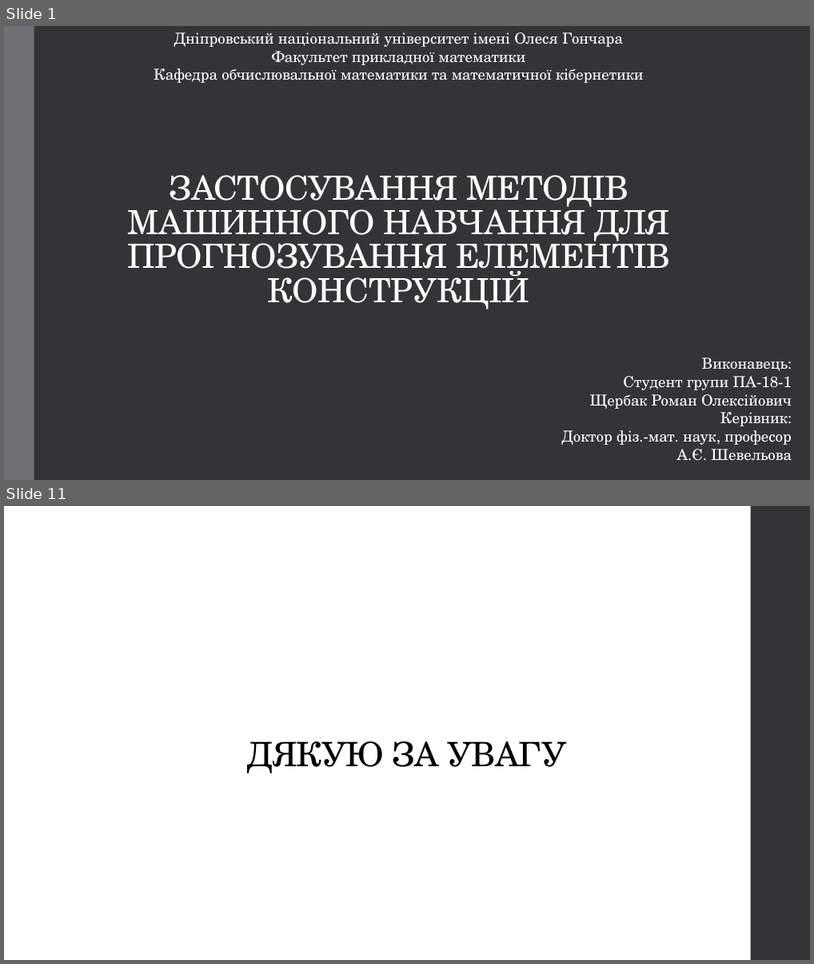
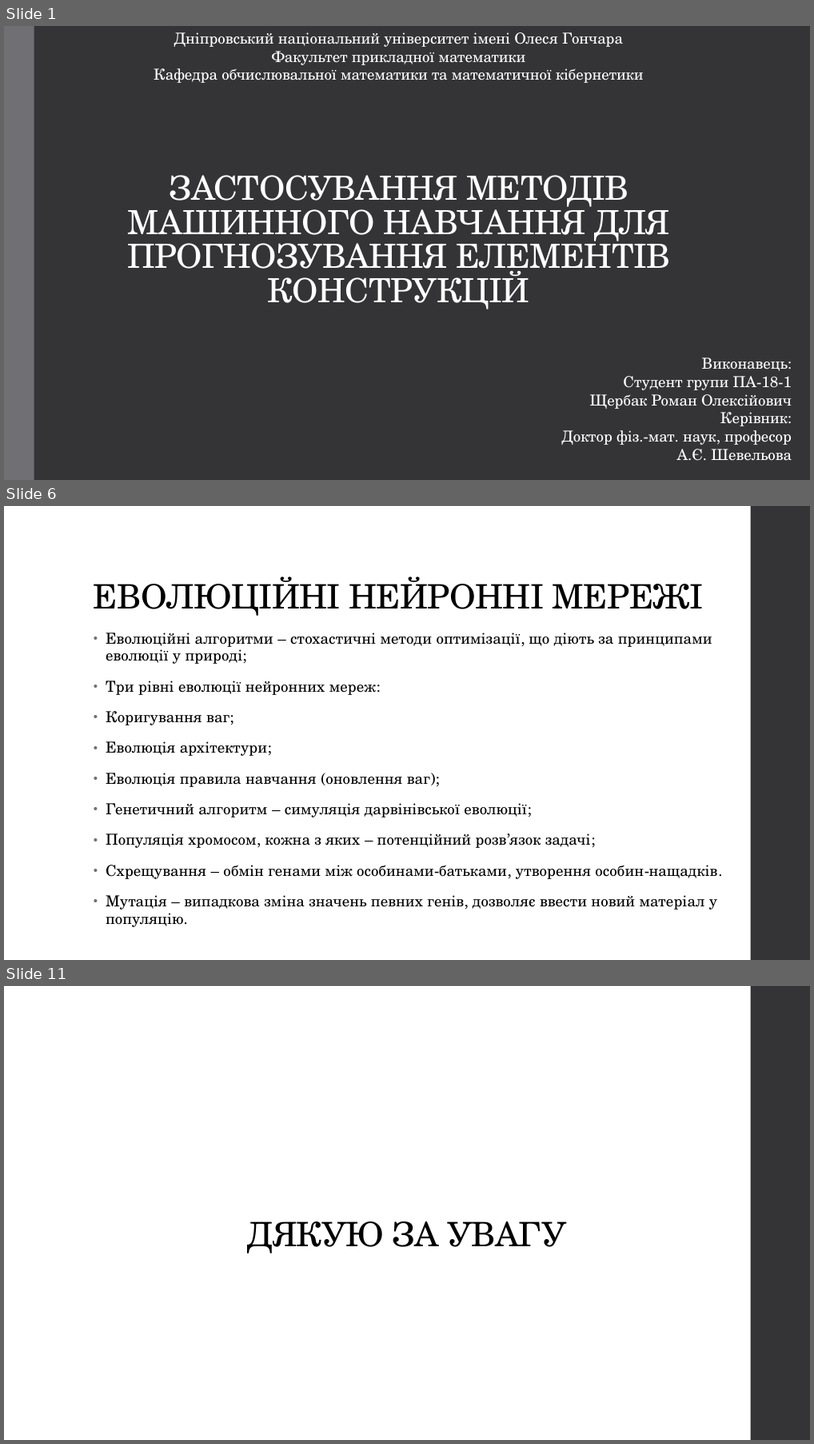
Before and after one commit to Romchyk-S/Thesis, a slide deck: Застосування методів машинного навчання для прогнозування елементів конструкцій.pptx. Shown one above the other, each under a label of ours: slides 1 and 11 before the commit, slides 1, 6 and 11 after it; the slides between them are not shown. The pictures are 814x964 and 814x1444 pixels, drawn with LibreOffice and Linux fonts; fonts in the diff are those of the drawing. Boxes give left, top, right and bottom in pixels: in the first picture for what was removed or moved away, otherwise in the second. Text is boxed around its words. In the diff, an @@ line names an element or a change of style, - is before the commit and + after.

```diff
--- a/Застосування методів машинного навчання для прогнозування елементів конструкцій.pptx
+++ b/Застосування методів машинного навчання для прогнозування елементів конструкцій.pptx
@@ slide 6 added at (4,506,810,960), background #FFFFFF; not listed: 1 template element that a slide beside it also shows @@
@@ title added at (94,576,704,616), 40 pt, text #000000 @@
+ЕВОЛЮЦІЙНІ НЕЙРОННІ МЕРЕЖІ
@@ text added at (106,632,718,927), 18 pt, text #000000 @@
+• Еволюційні алгоритми – стохастичні методи оптимізації, що діють за принципами еволюції у природі;
+• Три рівні еволюції нейронних мереж:
+• Коригування ваг;
+• Еволюція архітектури;
+• Еволюція правила навчання (оновлення ваг);
+• Генетичний алгоритм – симуляція дарвінівської еволюції;
+• Популяція хромосом, кожна з яких – потенційний розв’язок задачі;
+• Схрещування – обмін генами між особинами-батьками, утворення особин-нащадків.
+• Мутація – випадкова зміна значень певних генів, дозволяє ввести новий матеріал у популяцію.
```
Also in this commit, not shown: 3 slides changed, 5 other slides added, 6 slides removed, 2 other files.
